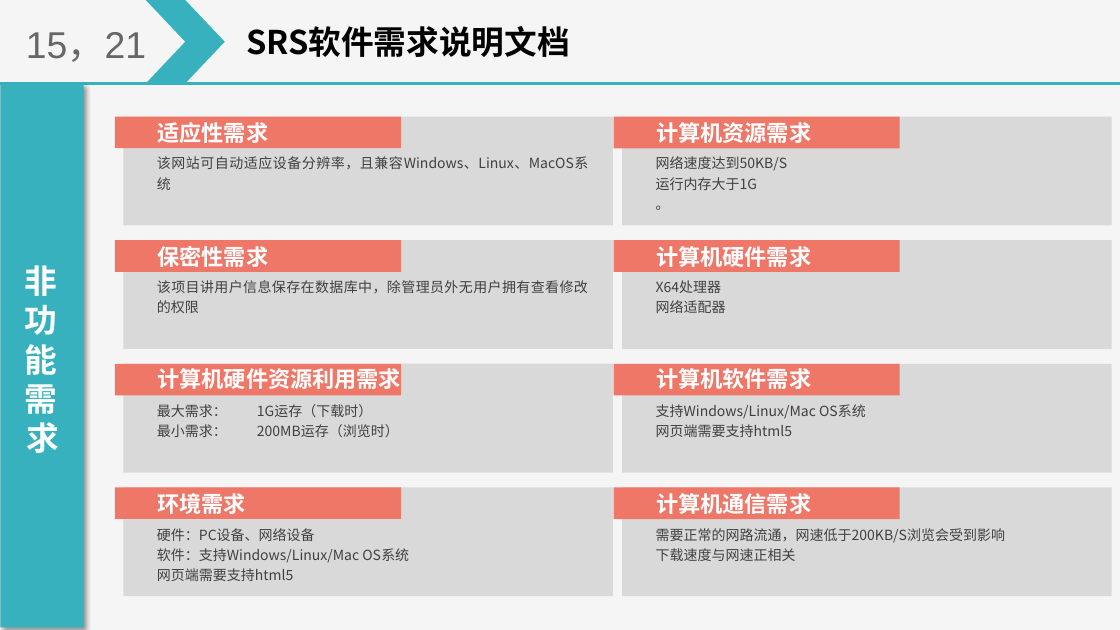
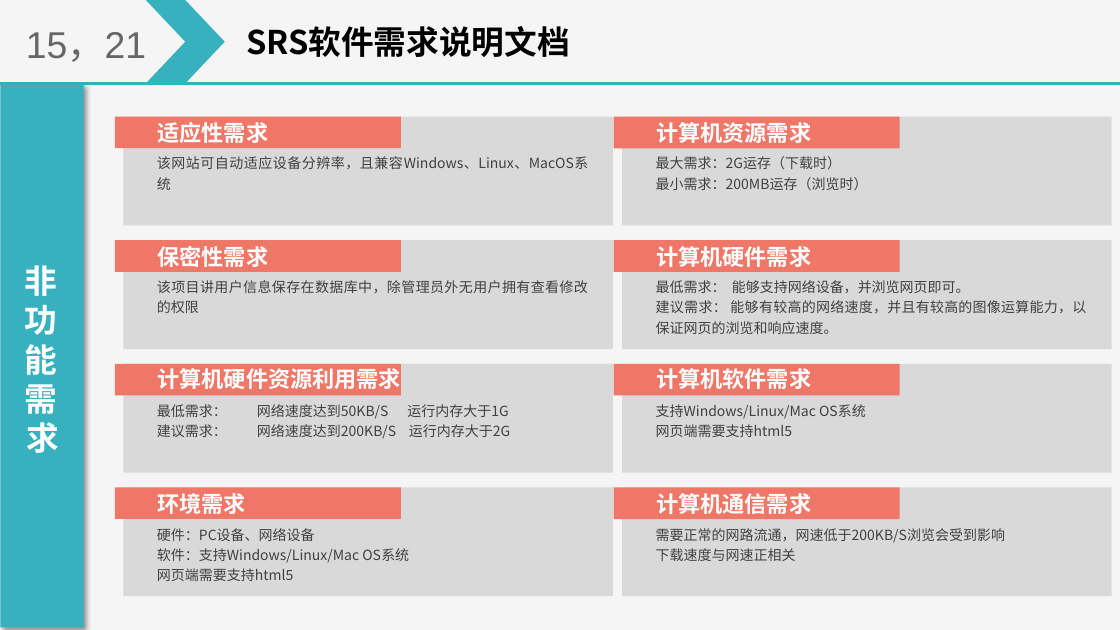
Before and after one commit to on6nx/requirement, a slide deck: slide 15 of 3.requirement/SRS软件需求说明汇报.pptx. Drawn at 1120x630 pixels with LibreOffice and Linux fonts; fonts in the diff are those of the drawing. Boxes give left, top, right and bottom in pixels: in the first picture for what was removed or moved away, otherwise in the second. Text is boxed around its words. In the diff, an @@ line names an element or a change of style, - is before the commit and + after.

```diff
--- a/3.requirement/SRS软件需求说明汇报.pptx
+++ b/3.requirement/SRS软件需求说明汇报.pptx
@@ text at box(656, 156, 868, 190): text changed @@
-网络速度达到50KB/S
-运行内存大于1G
-。
+最大需求：2G运存（下载时）
+最小需求：200MB运存（浏览时）
@@ text at box(656, 280, 1086, 334): text changed @@
-X64处理器
-网络适配器
+最低需求： 能够支持网络设备，并浏览网页即可。
+建议需求： 能够有较高的网络速度，并且有较高的图像运算能力，以保证网页的浏览和响应速度。
@@ text at box(157, 404, 510, 438): text changed @@
-最大需求： 1G运存（下载时）
-最小需求： 200MB运存（浏览时）
+最低需求： 网络速度达到50KB/S 运行内存大于1G
+建议需求： 网络速度达到200KB/S 运行内存大于2G
```
Also in this commit, not shown: 4 other slides changed, 2 slides added, 10 other files.
